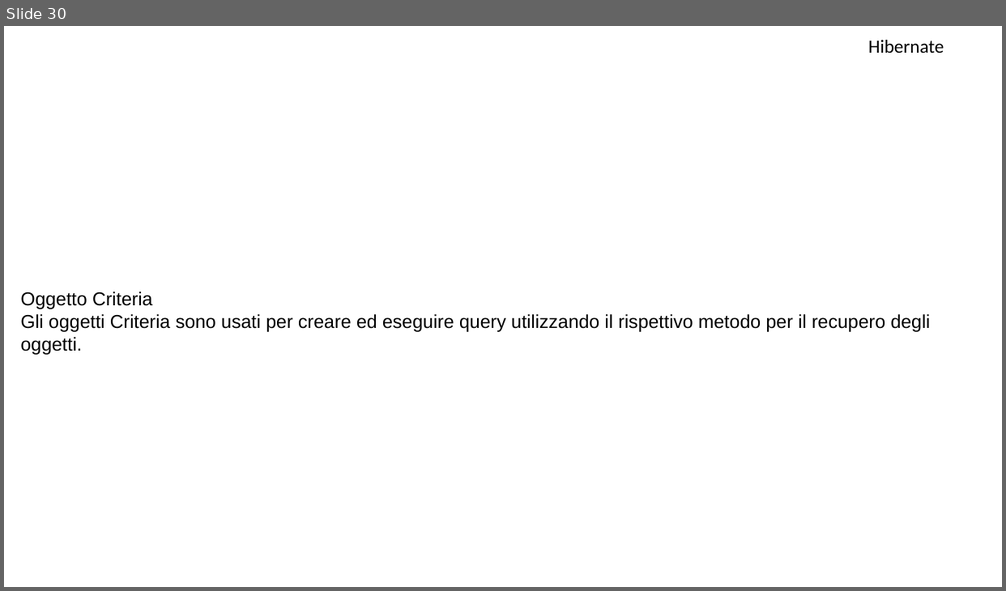
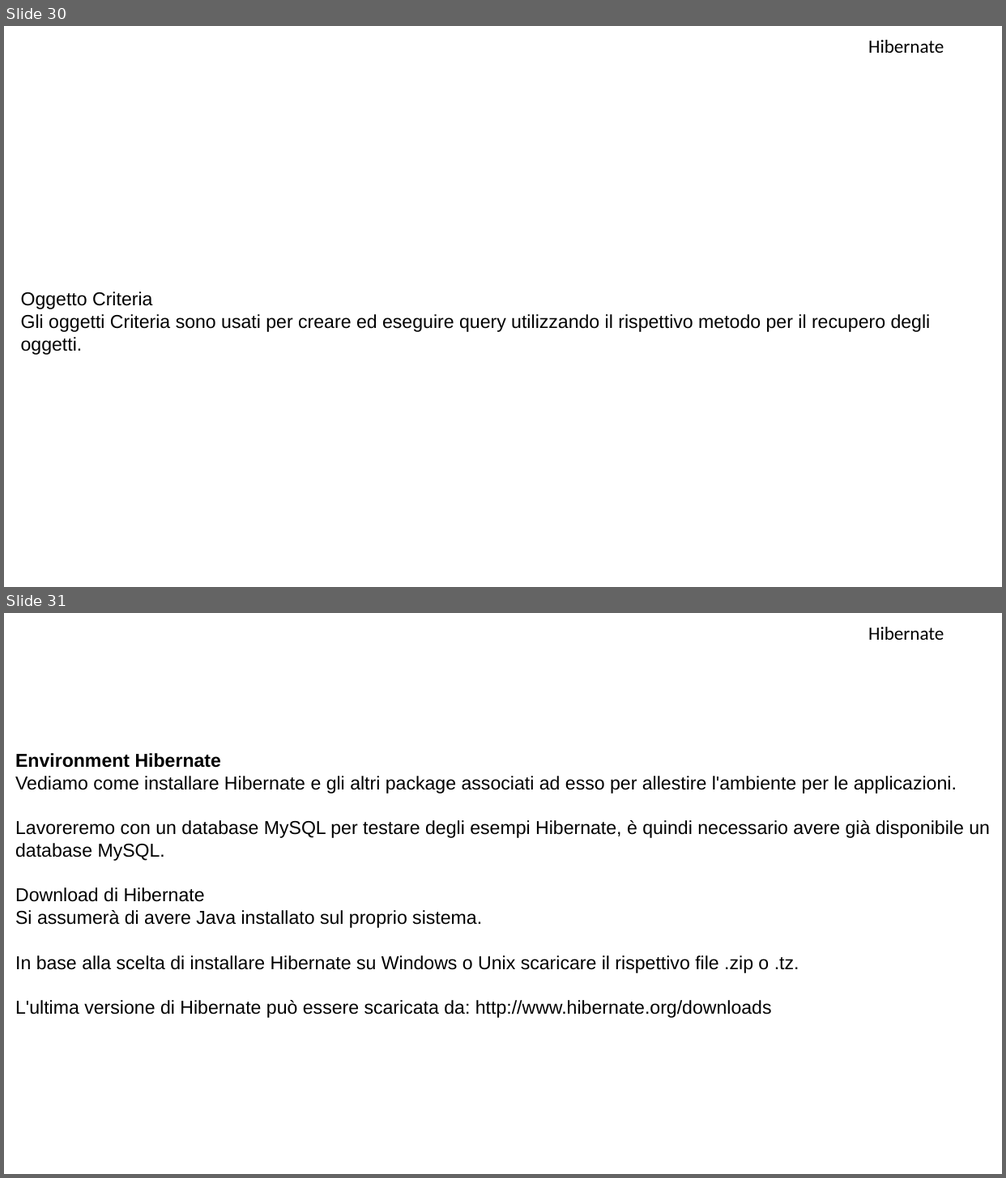
Before and after one commit to MarioMoro/Corso-Java-2019, a slide deck: Hibernate.pptx. Shown one above the other, each under a label of ours: slide 30 before the commit, slides 30 and 31 after it. The pictures are 1006x591 and 1006x1178 pixels, drawn with LibreOffice and Linux fonts; fonts in the diff are those of the drawing; background and template pictures are left out. Boxes give left, top, right and bottom in pixels: in the first picture for what was removed or moved away, otherwise in the second. Text is boxed around its words. In the diff, an @@ line names an element or a change of style, - is before the commit and + after.

```diff
--- a/Hibernate.pptx
+++ b/Hibernate.pptx
@@ slide 31 added at (x1=4, y1=613, x2=1002, y2=1174), background picture (left out) @@
@@ text added at (x1=868, y1=627, x2=944, y2=640), 18 pt, text #000000 @@
+Hibernate
@@ text added at (x1=15, y1=753, x2=990, y2=1018), 18 pt, text #000000 @@
+Environment Hibernate
+Vediamo come installare Hibernate e gli altri package associati ad esso per allestire l'ambiente per le applicazioni.
+Lavoreremo con un database MySQL per testare degli esempi Hibernate, è quindi necessario avere già disponibile un database MySQL.
+Download di Hibernate
+Si assumerà di avere Java installato sul proprio sistema.
+In base alla scelta di installare Hibernate su Windows o Unix scaricare il rispettivo file .zip o .tz.
+L'ultima versione di Hibernate può essere scaricata da: http://www.hibernate.org/downloads
```
Also in this commit, not shown: 2 slides changed, 26 other slides added, 5 other files.
